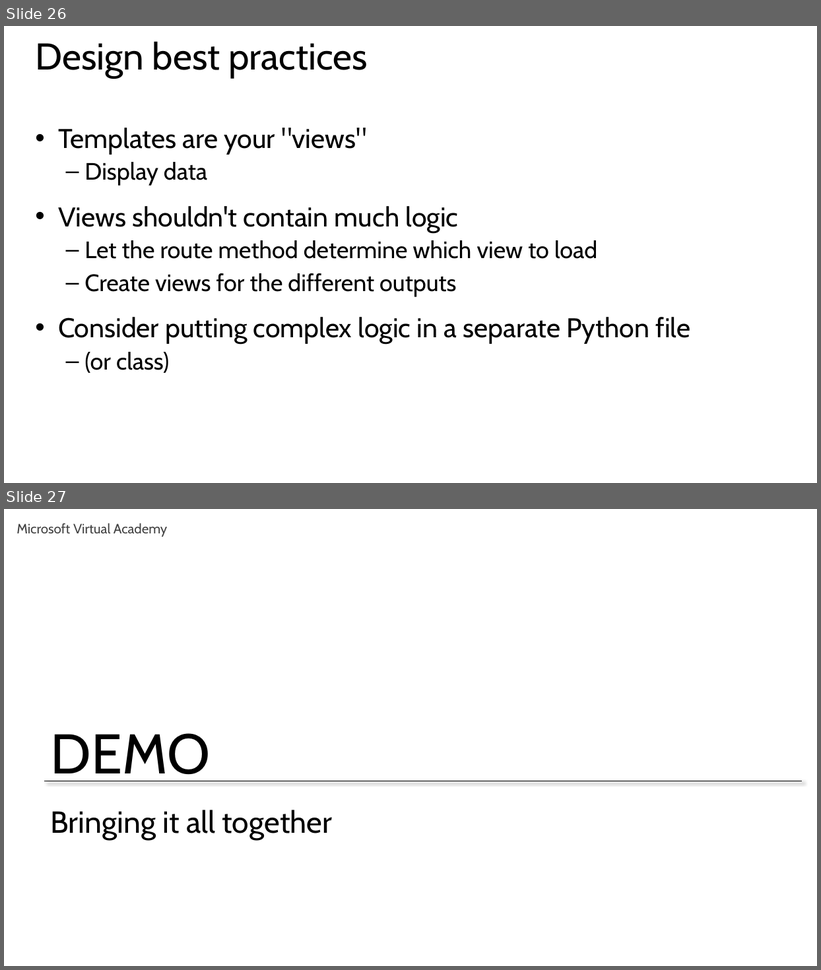
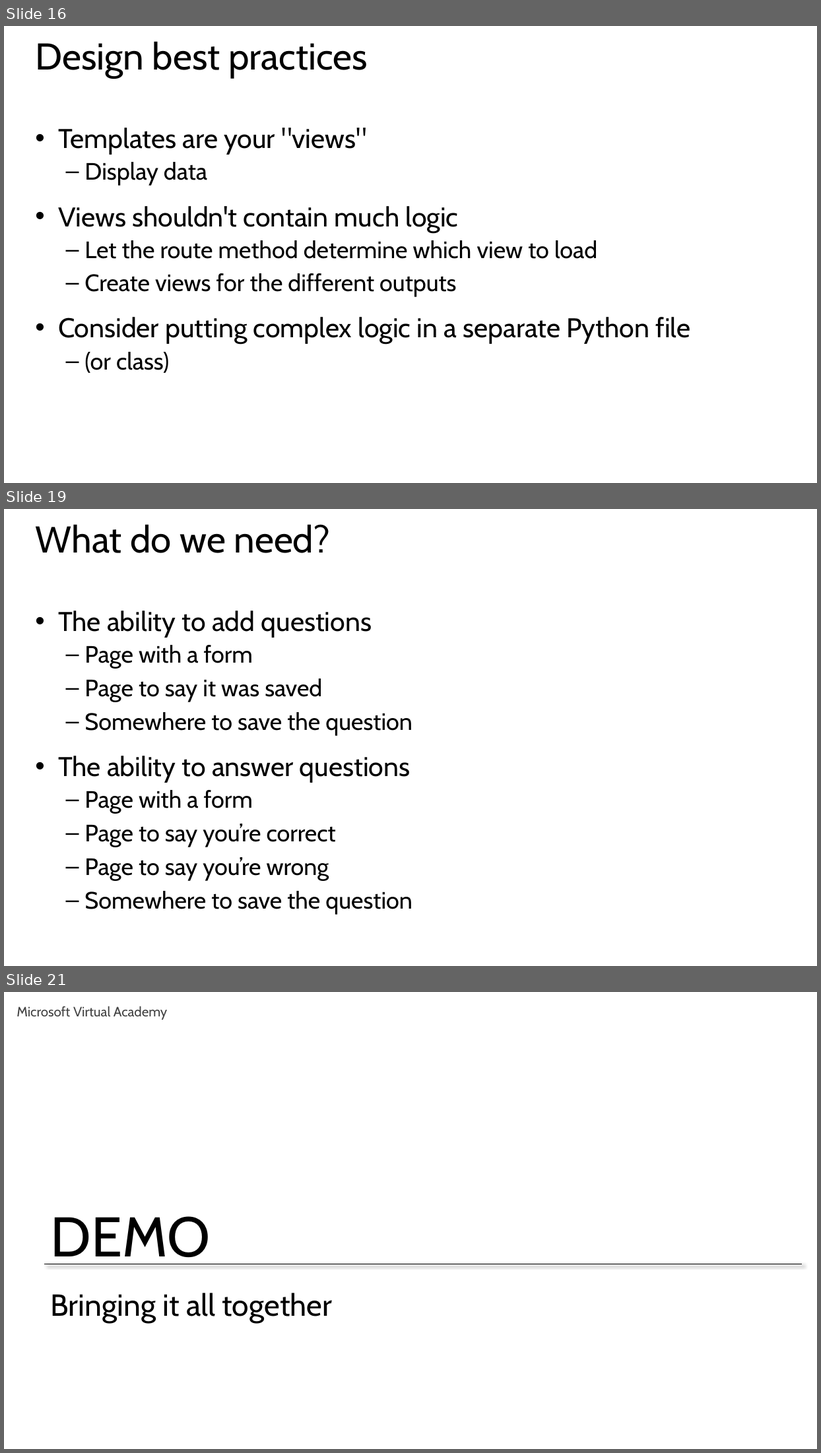
Before and after one commit to GeekTrainer/Flask, a slide deck: Slides/Module 3 - Creating an interface.pptx. Shown one above the other, each under a label of ours: slides 26 and 27 before the commit, slides 16, 19 and 21 after it; the slides between them are not shown. The pictures are 821x970 and 821x1453 pixels, drawn with LibreOffice and Linux fonts; fonts in the diff are those of the drawing. Boxes give left, top, right and bottom in pixels: in the first picture for what was removed or moved away, otherwise in the second. Text is boxed around its words. In the diff, an @@ line names an element or a change of style, - is before the commit and + after.

```diff
--- a/Slides/Module 3 - Creating an interface.pptx
+++ b/Slides/Module 3 - Creating an interface.pptx
@@ slide 19 added at box(4, 509, 817, 966), background #FFFFFF @@
@@ title added at box(36, 524, 331, 553), 44 pt, text #000000 @@
+What do we need?
@@ text added at box(58, 611, 413, 915), 28 pt, text #000000 @@
+• The ability to add questions
+  – Page with a form
+  – Page to say it was saved
+  – Somewhere to save the question
+• The ability to answer questions
+  – Page with a form
+  – Page to say you’re correct
+  – Page to say you’re wrong
+  – Somewhere to save the question
@@ what was slide 26 is now slide 16 @@
@@ what was slide 27 is now slide 21 @@
```
Also in this commit, not shown: 1 slide changed, 3 other slides added, 10 slides removed, 1 other file.
